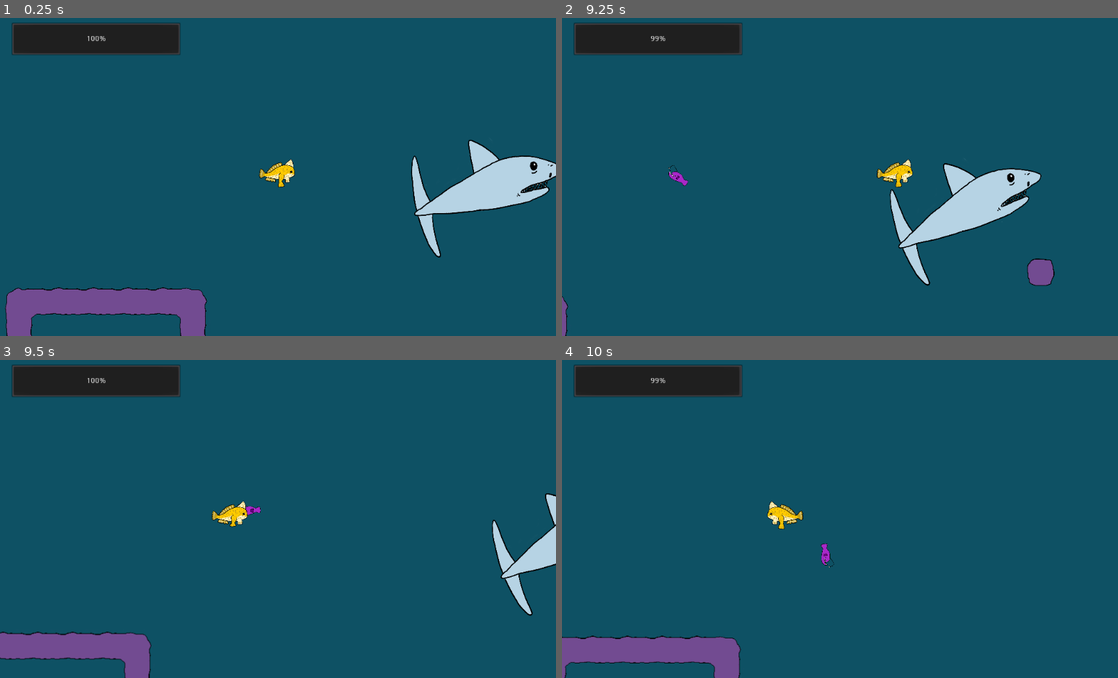
Above: before the commit, frames 1-4 (two rows, left to right).
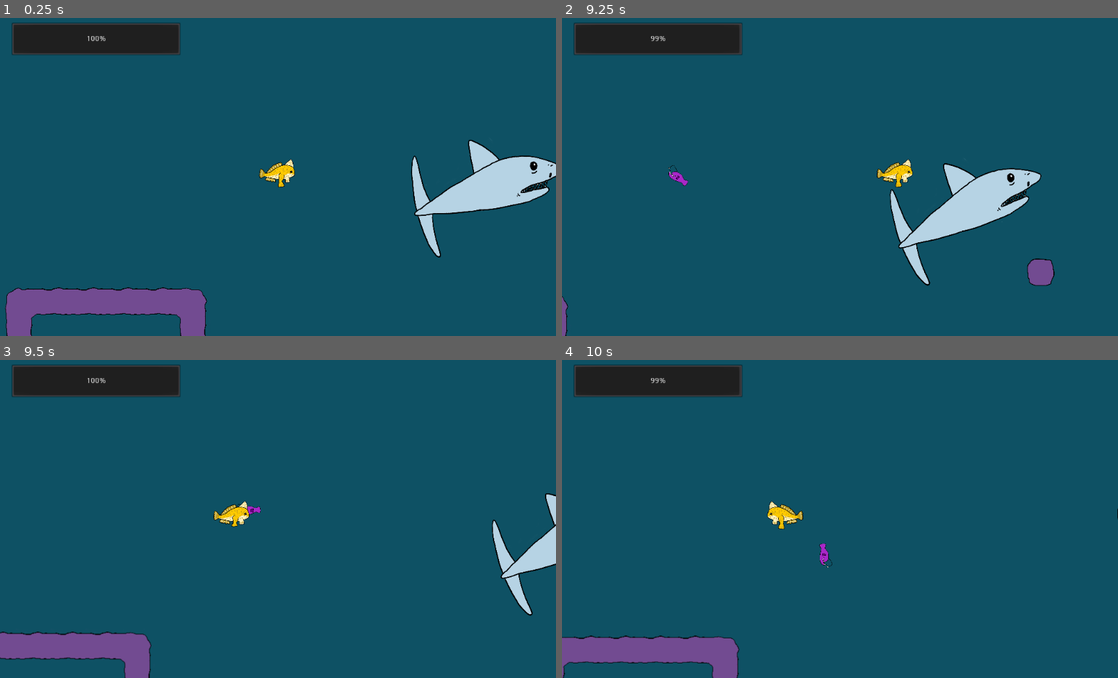
Above: after the commit, the same moments.

Repository: Silver-Ink/Abyzzes-Pixel-Jam
Game: Godot game, scene res://scenes/main.tscn
Two runs of this game, one before a commit and one after it. Both use one fixed random seed, a clock stepped at 60 frames per second and the inputs below.
Inputs (mouse positions are in pixels of both pictures, inside the frame that each line leads up to):
- Up to frame 1 (0.25 s): no input
- Up to frame 2 (9.25 s): move the mouse to (962, 157) at 0.52 s; hold D (move-right) 0.53-2.03 s; click (962, 157) at 0.6 s; tap Space (jump) at 0.77, 1.52, 3.02, 3.77, 4.52, 6.02, 6.77, 7.52, 9.02 s; move the mouse to (728, 189) at 1.27 s; click (728, 189) at 1.35 s; move the mouse to (895, 100) at 2.02 s; hold Q (move-left) 2.03-2.78 s; click (895, 100) at 2.1 s; move the mouse to (812, 237) at 2.77 s; hold D (move-right) 2.78-4.28 s; click (812, 237) at 2.85 s; move the mouse to (1006, 221) at 3.52 s; click (1006, 221) at 3.6 s; move the mouse to (673, 126) at 4.27 s; hold Q (move-left) 4.28-5.03 s; click (673, 126) at 4.35 s; move the mouse to (867, 173) at 5.02 s; hold D (move-right) 5.03-5.78 s; click (867, 173) at 5.1 s; move the mouse to (756, 91) at 5.77 s; hold Q (move-left) 5.78-7.28 s; click (756, 91) at 5.85 s; move the mouse to (962, 157) at 6.52 s; click (962, 157) at 6.6 s; move the mouse to (728, 189) at 7.27 s; hold D (move-right) from 7.28 s (still down); click (728, 189) at 7.35 s; move the mouse to (895, 100) at 8.02 s; click (895, 100) at 8.1 s; move the mouse to (812, 237) at 8.77 s; click (812, 237) at 8.85 s
- Up to frame 3 (9.5 s): keep holding D (move-right)
- Up to frame 4 (10 s): move the mouse to (1006, 563) at 9.52 s; release D (move-right) at 9.53 s; hold Q (move-left) from 9.53 s (still down); click (1006, 563) at 9.6 s; tap Space (jump) at 9.77 s

Frames 1-2 are identical in both runs. In frame 3, 0.3% of the frame differs, in the area x 38-100%, y 41-81%; in frame 4, 0.3%, in the area x 0-100%, y 46-100%.

Commit message:
Fugus premiers travaux

Diff:
--- /dev/null
+++ b/scenes/fugus.gd
@@ -0,0 +1,21 @@
+extends KinematicBody2D
+
+
+# Declare member variables here. Examples:
+# var a = 2
+# var b = "text"
+
+
+# Called when the node enters the scene tree for the first time.
+func _ready():
+	pass # Replace with function body.
+
+
+# Called every frame. 'delta' is the elapsed time since the previous frame.
+#func _process(delta):
+#	pass
+
+
+func _on_PlayerDetector_body_entered(body):
+	if Player == body:
+		body.gonfle()
--- a/scenes/fugus.tscn
+++ b/scenes/fugus.tscn
@@ -1,6 +1,7 @@
-[gd_scene load_steps=5 format=2]
+[gd_scene load_steps=6 format=2]
 
 [ext_resource path="res://art/poisson_fugus.png" type="Texture" id=1]
+[ext_resource path="res://scenes/fugus.gd" type="Script" id=2]
 
 [sub_resource type="SpriteFrames" id=1]
 animations = [ {
@@ -17,6 +18,8 @@
 radius = 192.023
 
 [node name="KinematicBody2D" type="KinematicBody2D"]
+scale = Vector2( 0.2, 0.2 )
+script = ExtResource( 2 )
 
 [node name="AnimatedSprite" type="AnimatedSprite" parent="."]
 frames = SubResource( 1 )
@@ -31,3 +34,5 @@
 [node name="CollisionShape2D" type="CollisionShape2D" parent="PlayerDetector"]
 position = Vector2( -1, -22 )
 shape = SubResource( 3 )
+
+[connection signal="body_entered" from="PlayerDetector" to="." method="_on_PlayerDetector_body_entered"]
--- a/scenes/main.tscn
+++ b/scenes/main.tscn
@@ -1,10 +1,11 @@
-[gd_scene load_steps=6 format=2]
+[gd_scene load_steps=7 format=2]
 
 [ext_resource path="res://scripts/main.gd" type="Script" id=1]
 [ext_resource path="res://scenes/path shark.tscn" type="PackedScene" id=2]
 [ext_resource path="res://scenes/algue.tscn" type="PackedScene" id=3]
 [ext_resource path="res://scenes/tilemap.tscn" type="PackedScene" id=4]
 [ext_resource path="res://scenes/path.tscn" type="PackedScene" id=5]
+[ext_resource path="res://scenes/fugus.tscn" type="PackedScene" id=6]
 
 [node name="main" type="Node2D"]
 script = ExtResource( 1 )
@@ -20,16 +21,17 @@
 
 [node name="algue" parent="TileMap/algues" instance=ExtResource( 3 )]
 position = Vector2( -175, 603 )
-frame = 1
 offset = Vector2( 102, -88 )
 
 [node name="algue2" parent="TileMap/algues" instance=ExtResource( 3 )]
 position = Vector2( -558, 508 )
-frame = 1
 
 [node name="path shark" parent="TileMap" instance=ExtResource( 2 )]
 position = Vector2( 45, -34 )
 scale = Vector2( 1, 1.22222 )
 
+[node name="fugus" parent="TileMap" instance=ExtResource( 6 )]
+position = Vector2( 1596, 230 )
+
 [node name="path" parent="." instance=ExtResource( 5 )]
 position = Vector2( 371, 94 )
--- a/scenes/player.tscn
+++ b/scenes/player.tscn
@@ -47,8 +47,8 @@
 } ]
 
 [sub_resource type="CapsuleShape2D" id=2]
-radius = 14.9999
-height = 34.0001
+radius = 19.0
+height = 26.0
 
 [node name="Player" type="KinematicBody2D"]
 script = ExtResource( 5 )
@@ -58,7 +58,7 @@
 z_index = 2
 frames = SubResource( 1 )
 animation = "walk"
-frame = 3
+frame = 2
 playing = true
 
 [node name="CollisionShape2D" type="CollisionShape2D" parent="."]
@@ -73,4 +73,8 @@
 current = true
 drag_margin_h_enabled = true
 
+[node name="Gonfle" type="Timer" parent="."]
+wait_time = 6.0
+
 [connection signal="timeout" from="Jump" to="." method="_on_Jump_timeout"]
+[connection signal="timeout" from="Gonfle" to="." method="_on_Gonfle_timeout"]
--- a/scripts/player.gd
+++ b/scripts/player.gd
@@ -109,3 +109,10 @@
 
 func _ready():
 	starting_point = position
+
+func gonfle():
+	velocity.y += 100
+	$Gonfle.start()
+
+func _on_Gonfle_timeout():
+	velocity.y += -100
